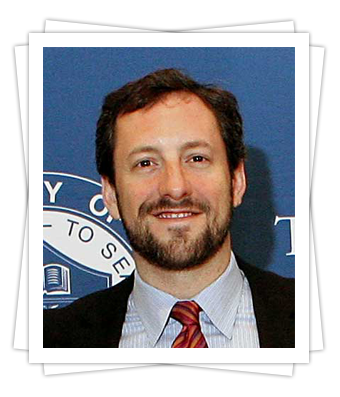
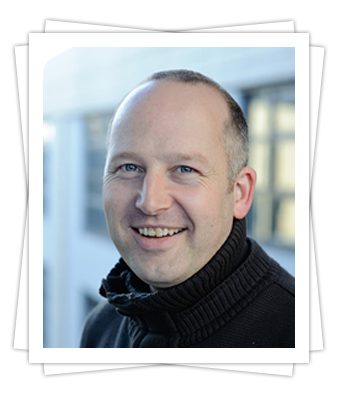
Layered file, before and after one edit (w=340, h=397). Changes by layer:
painted on "Rectangle 1" over [43, 47, 295, 348]
